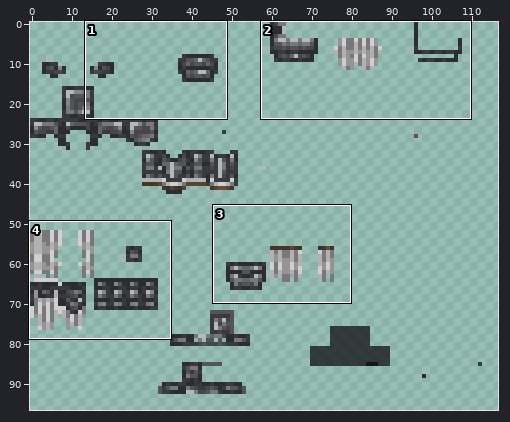
Edited in one commit: sprite sheet (src/main/resources/assets/gyrosmedievalarmory/textures/models/armor/custom/iron_plate_armor.png). The picture above shows the old version from afar; the outline marks the close-up.
Close-up. Old version:
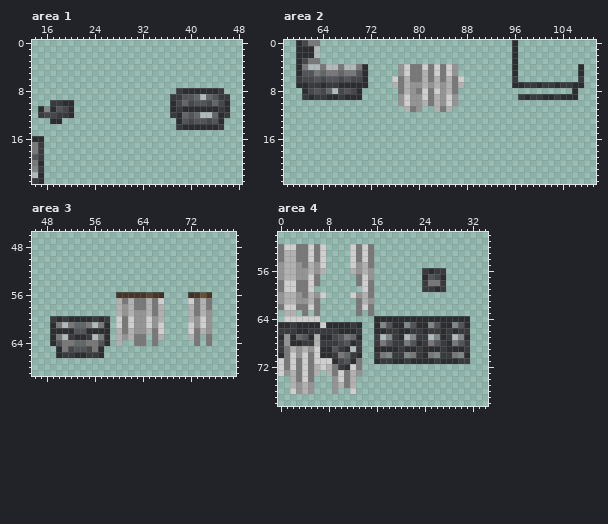
The file is 128x128 pixels. Colours within 5 levels of each other are drawn and written as one. Shown: area 1: x 14..48, y 0..23; area 2: x 58..109, y 0..23; area 3: x 46..79, y 46..69; area 4: x 0..34, y 50..78. The wide view leaves out empty margins.
After:
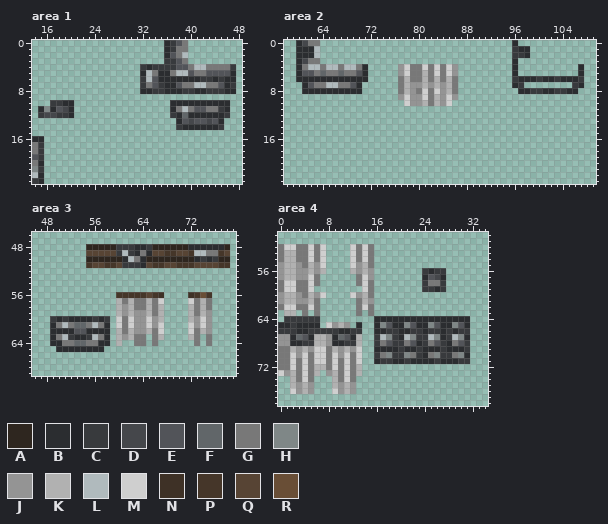
Palette (. is transparent): A #2e261f  B #2b2d30  C #383a3d  D #45474b  E #525459  F #616669  G #787878  H #7f8787  J #949494  K #b1b1b1  L #b0babd  M #cfcfcf  N #3e3126  P #453629  Q #574434  R #694e36
Diff:
--- area 1
@@ x 14..48 @@
- 0 ...................................
- 1 ...................................
- 2 ...................................
- 3 ...................................
- 4 ...................................
- 5 ...................................
- 6 ...................................
- 7 ...................................
- 8 ........................CBBBBBBC...
- 9 .......................CCEEFLFECC..
-10 ...CCBB................BDFDEEDFDB..
-11 .BHBEDB................BCBBBBBBCB..
-12 .CDDCCB................CBFEFLLFBC..
-13 ...BB...................BEDEEDEB...
+ 0 ......................BCEG.........
+ 1 ......................BCGG.........
+ 2 ......................BEGL.........
+ 3 ......................CCEG.........
+ 4 ..................CBCCCCEEGLLGGGGC.
+ 5 ..................BLGBBGLLEGGEEEEB.
+ 6 ..................CLEBBBBBBBCCBCBB.
+ 7 ..................CGECBBEGGLLGGEBC.
+ 8 ..................BBCCBBBCCBBCCCBB.
+ 9 ...................................
+10 ...CCBB................BBBBBBBBBB..
+11 .BHBEDB................BGLGEEGGCB..
+12 .CDDCCB................CBFBBBBBBC..
+13 ........................BEDEEDEB...
 14 ........................CBBBBBBC...
--- area 2
@@ x 94..100 @@
  0 ..B....
- 1 ..B....
- 2 ..B....
+ 1 ..CBB..
+ 2 ..CCB..
  3 ..B....
@@ x 58..109 @@
  5 ..BEEGFGGFGGEB.....JMGGKGMGMJ.........B..........B..
- 6 ..CDDEDEEDEDDB....MGKGGKGKGKGM........C..........C..
- 7 ..BBCCBCCBBBBB....KGKJJKJKJKGK........BBCCBCCBCCBB..
- 8 ...BDEDFLDEDB......GKJGMGMJKG...................B...
- 9 ...CBCCBBCBBB......JMJJMGKJMJ..........CBCCBBCBBB...
-10 ...................JMJJKGKJMJ.......................
-11 ....................KGJ..KGK........................
+ 6 ..BBBBBBBBBBBB.....GKGGKGKGKG.........CBBBCBBCBBBC..
+ 7 ...BEGGLLGGEB......GKJJKJKJKG.........BC........CB..
+ 8 ...BBBBBBBBBB......GKJGMGMJKG..........BBCCBBCCBB...
+ 9 ...................JMJJMGKJMJ.......................
+10 ....................MJJKGKJM........................
+11 ....................................................
 12 ....................................................
--- area 3
@@ x 46..79 @@
 47 ..................................
-48 ..................................
-49 ..................................
-50 ..................................
-51 ..................................
+48 .........AAAAACCCBBCAAAAAABBBBBBA.
+49 .........QQQQQCLCBGBQQPPQQPLLGGPQ.
+50 .........AAAAAABLGBAAAAAAAABCBCAA.
+51 .........PQQPPQCCCBQPPQQPPPQQQQPP.
 52 ..................................
@@ x 48..59 @@
 63 .BGLCBBCLGB.
-64 .BEGGFFGGEB.
-65 ..BGDEEDGB..
-66 ..BCCBBCCB..
+64 .BBGGFFGGBB.
+65 ..BBBBBBBB..
+66 ............
 67 ............
--- area 4
@@ x 0..15 @@
 63 .KK.G.G......G.G
-64 .MMMMMM.........
-65 BBCBBBBMBBBBCB..
-66 CCCBBCCCCCBBBC..
-67 BJBFEBKBBDEGFB..
-68 CJBBCCKCCCDEBC..
-69 CGKJKJMBBECBLC..
-70 BGMJMGMBBCGFCB..
-71 MGMGMGMMMBDEBG..
-72 MGMGMGKMKGCBMG..
-73 MJKGMGK.KGMGKJ..
-74 ..KGMG...JMGK...
-75 ..KJKJ...JKGK...
-76 ..MJKJ...J..M...
+64 .CCCCCC.........
+65 BBCBBBB.MJKJ.B..
+66 CCCBBCCCCCBBCC..
+67 JJBFEBKKJBFEBK..
+68 JJBBCCKKJBBCCK..
+69 GGKJKJMMGKJKJM..
+70 GGMJMGMMGMJMGM..
+71 GGMGMGMMGMGMGM..
+72 GGMGMGKKGMGMGK..
+73 MJKGMGK.JKGMGK..
+74 ..KGMG...KGMG...
+75 ..KJKJ...KJKJ...
+76 ..MJKJ...MJKJ...
 77 ................
